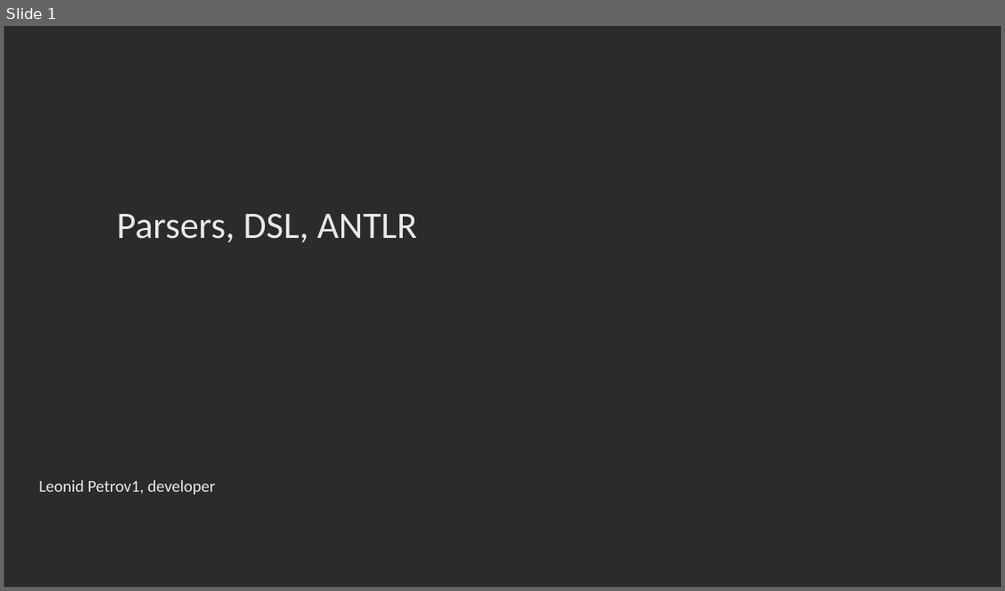
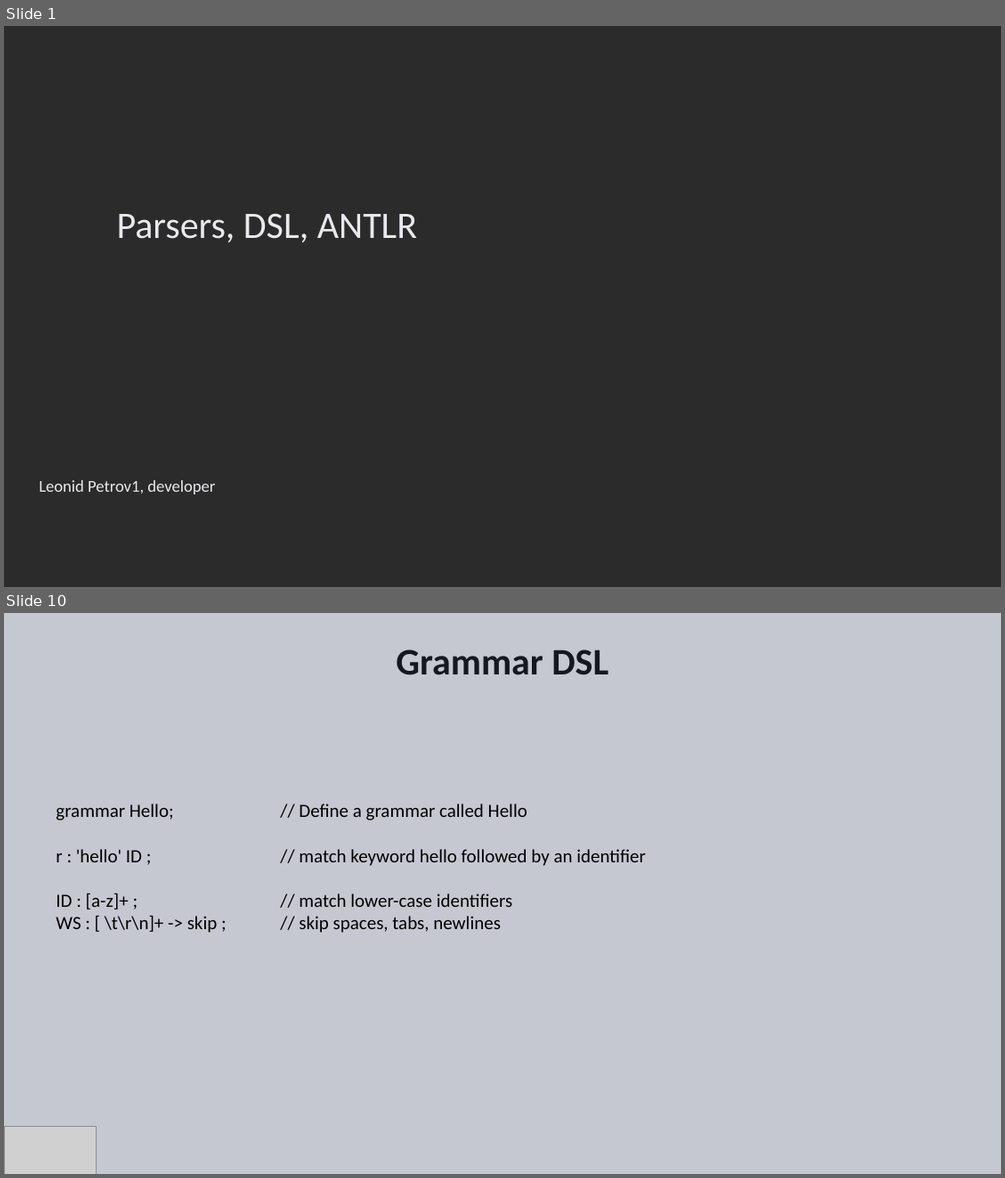
Before and after one commit to Ungerfall/ungerfall.github.io, a slide deck: presentation/antlr/antlr.pptx. Shown one above the other, each under a label of ours: slide 1 before the commit, slides 1 and 10 after it; the slides between them are not shown. The pictures are 1005x591 and 1005x1178 pixels, drawn with LibreOffice and Linux fonts; fonts in the diff are those of the drawing; grey boxes stand for pictures; background and template pictures are left out; a plain dark background stands for a picture behind light text. Boxes give left, top, right and bottom in pixels: in the first picture for what was removed or moved away, otherwise in the second. Text is boxed around its words. In the diff, an @@ line names an element or a change of style, - is before the commit and + after.

```diff
--- a/presentation/antlr/antlr.pptx
+++ b/presentation/antlr/antlr.pptx
@@ slide 10 added at bbox=[4, 613, 1001, 1174], background #C6C8D1 @@
@@ title added at bbox=[396, 649, 608, 675], 36 pt, text #161821, bold @@
+Grammar DSL
@@ text added at bbox=[56, 803, 646, 933], 18 pt, text #000000 @@
+grammar Hello; // Define a grammar called Hello
+r : 'hello' ID ; // match keyword hello followed by an identifier
+ID : [a-z]+ ; // match lower-case identifiers
+WS : [ \t\r\n]+ -> skip ; // skip spaces, tabs, newlines
@@ picture added at bbox=[4, 1126, 97, 1174] @@
```
Also in this commit, not shown: 3 slides changed, 13 other slides added, 6 slides removed.
